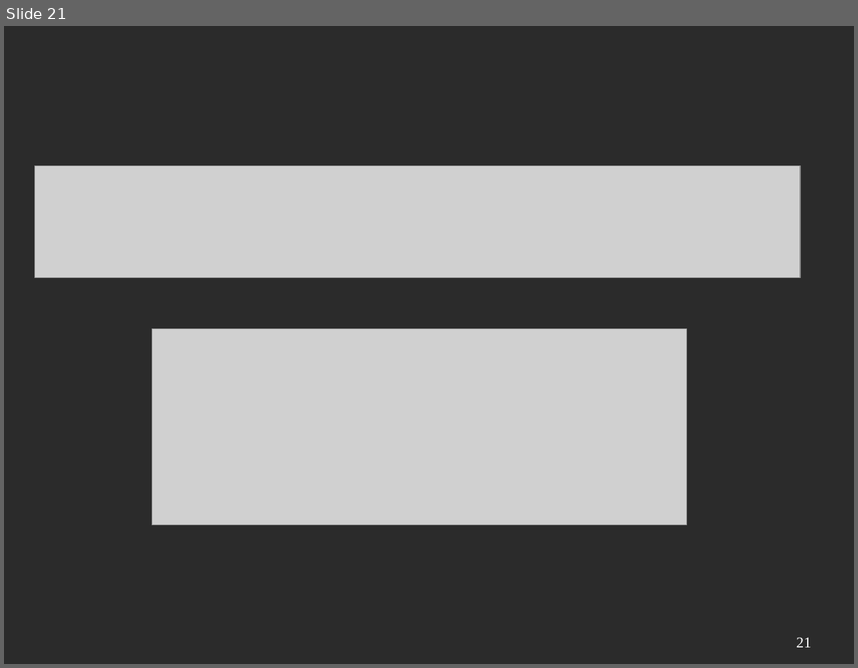
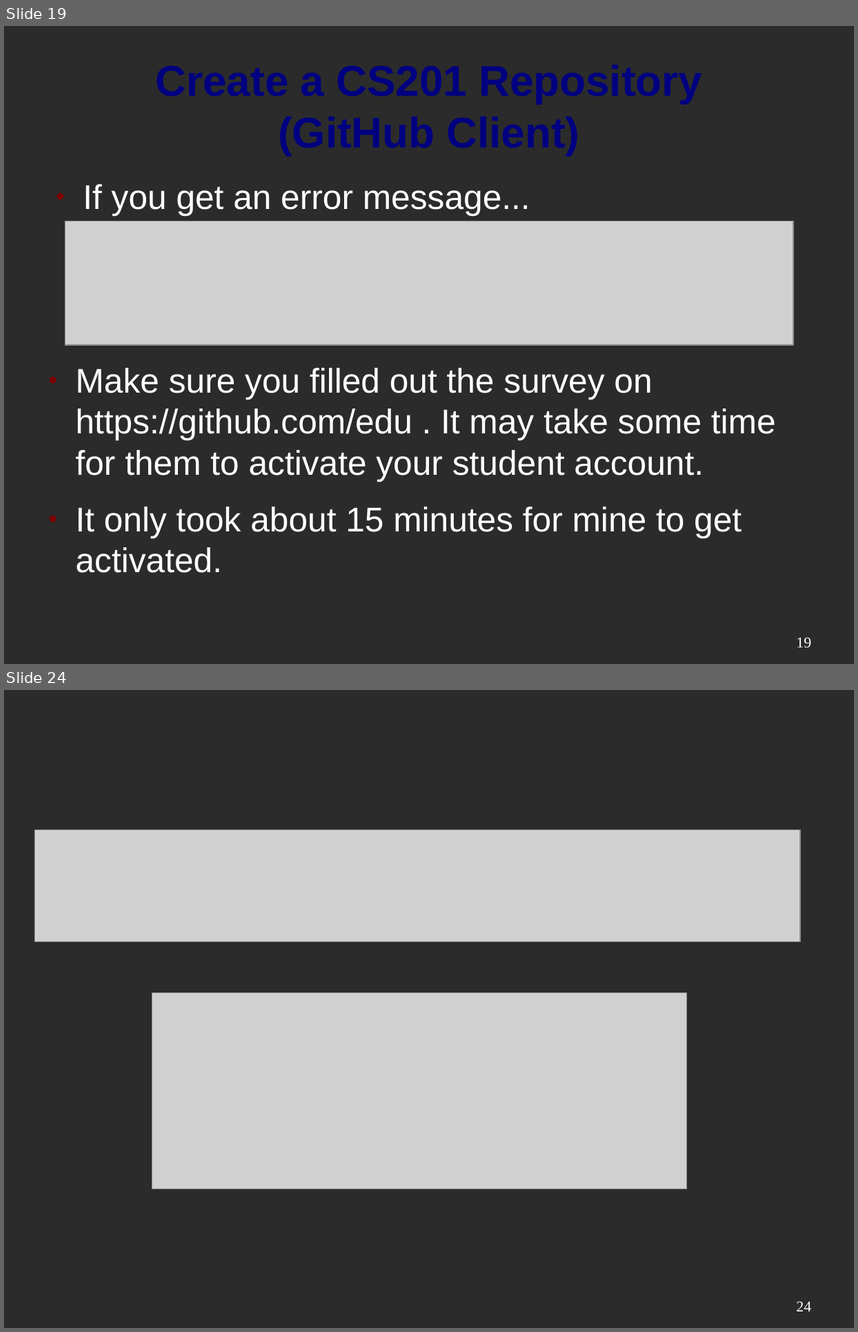
Before and after one commit to mactwist555/CPP-Course, a slide deck: Week 01/1 Setup - IDE and Source Control.odp. Shown one above the other, each under a label of ours: slide 21 before the commit, slides 19 and 24 after it; the slides between them are not shown. The pictures are 858x668 and 858x1332 pixels, drawn with LibreOffice and Linux fonts; fonts in the diff are those of the drawing; grey boxes stand for pictures; background and template pictures are left out; a plain dark background stands for a picture behind light text. Boxes give left, top, right and bottom in pixels: in the first picture for what was removed or moved away, otherwise in the second. Text is boxed around its words. In the diff, an @@ line names an element or a change of style, - is before the commit and + after.

Commit message:
Added Windows client screenshots to presentation

```diff
--- a/Week 01/1 Setup - IDE and Source Control.odp
+++ b/Week 01/1 Setup - IDE and Source Control.odp
@@ slide 19 added at bbox=[4, 26, 854, 664], background picture (left out) @@
@@ text added at bbox=[83, 184, 530, 216], 32 pt, text #FFFFFF @@
+● If you get an error message...
@@ picture added at bbox=[65, 221, 794, 345] @@
@@ text added at bbox=[76, 368, 776, 572], 32 pt, text #FFFFFF @@
+● Make sure you filled out the survey on https://github.com/edu . It may take some time for them to activate your student account.
+● It only took about 15 minutes for mine to get activated.
@@ title added at bbox=[76, 408, 412, 440], 40 pt, text #000080, bold @@
+Create a CS201 Repository
+(GitHub Client)
@@ page number added at bbox=[796, 637, 811, 648], 14 pt, text #FFFFFF @@
+19
@@ what was slide 21 is now slide 24 @@
@@ page number at bbox=[796, 1301, 811, 1311]: text changed @@
-21
+24
```
Also in this commit, not shown: 6 slides changed, 7 other slides added, 2 slides removed.
